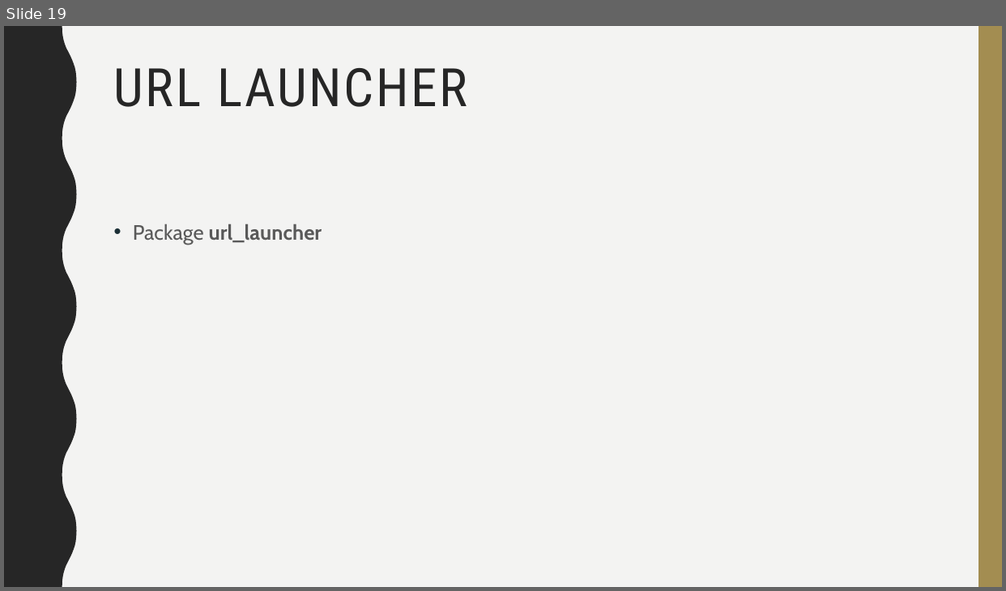
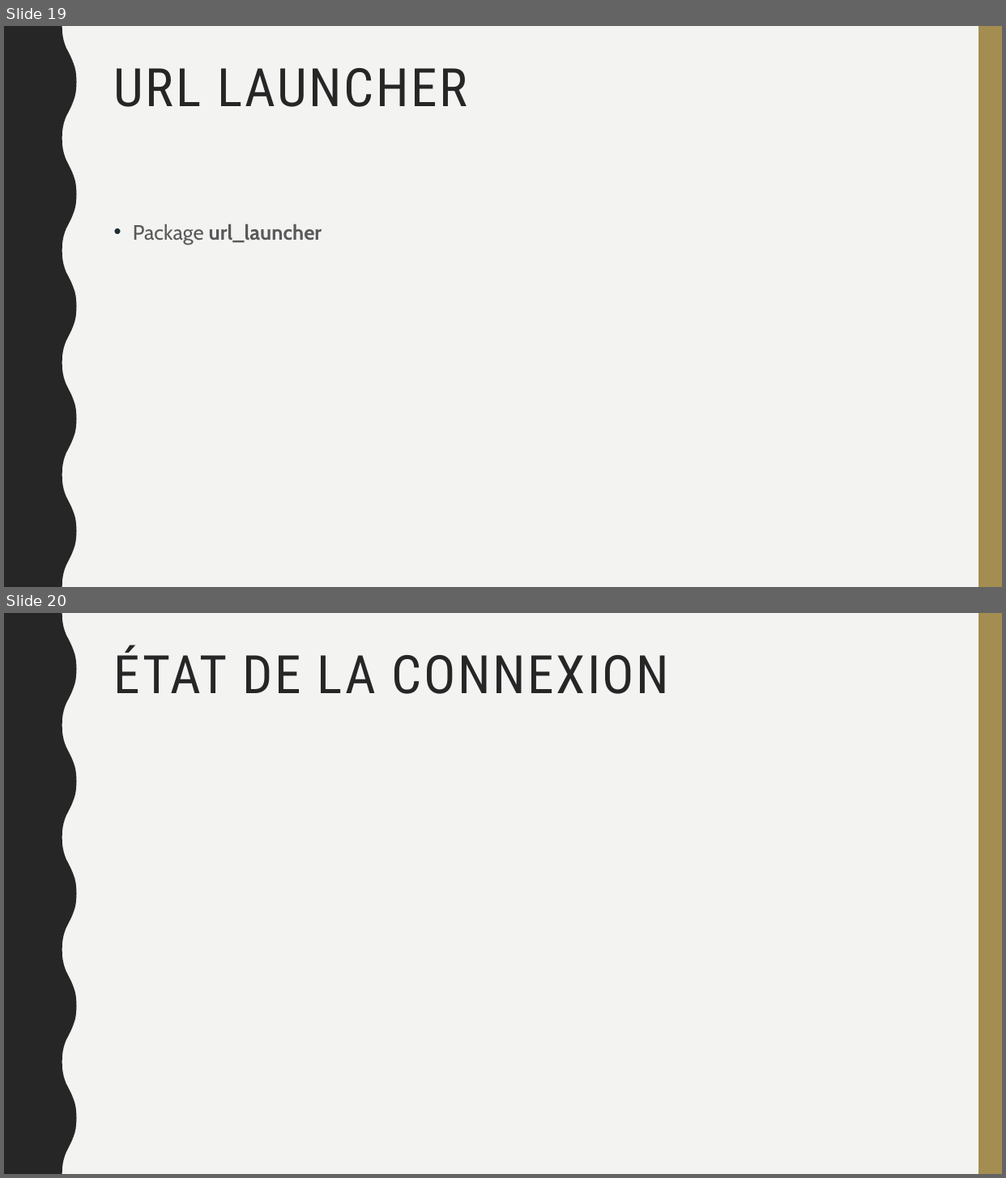
Before and after one commit to Tristan54/Mobile-projects, a slide deck: présentation.odp. Shown one above the other, each under a label of ours: slide 19 before the commit, slides 19 and 20 after it. The pictures are 1006x591 and 1006x1178 pixels, drawn with LibreOffice and Linux fonts; fonts in the diff are those of the drawing. Boxes give left, top, right and bottom in pixels: in the first picture for what was removed or moved away, otherwise in the second. Text is boxed around its words. In the diff, an @@ line names an element or a change of style, - is before the commit and + after.

```diff
--- a/présentation.odp
+++ b/présentation.odp
@@ slide 20 added at [4,613,1002,1174], background #F3F3F2; not listed: 2 template elements that a slide beside it also shows @@
@@ title added at [114,645,669,694], 51 pt, text #262626 @@
+ÉTAT DE LA CONNEXION
```
Also in this commit, not shown: 8 other slides added, 1 other file.
